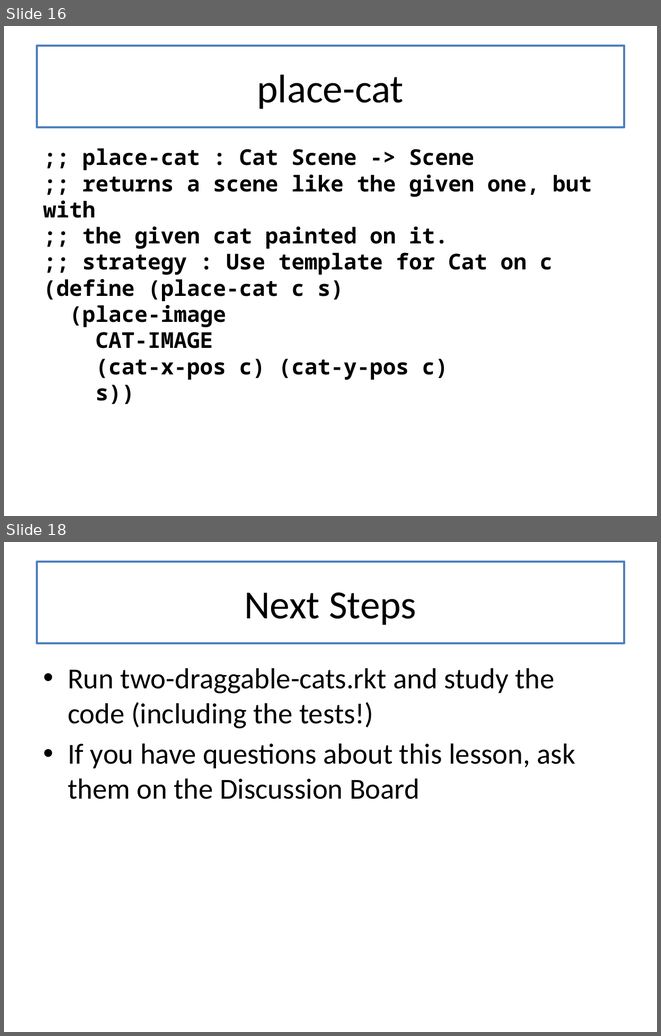
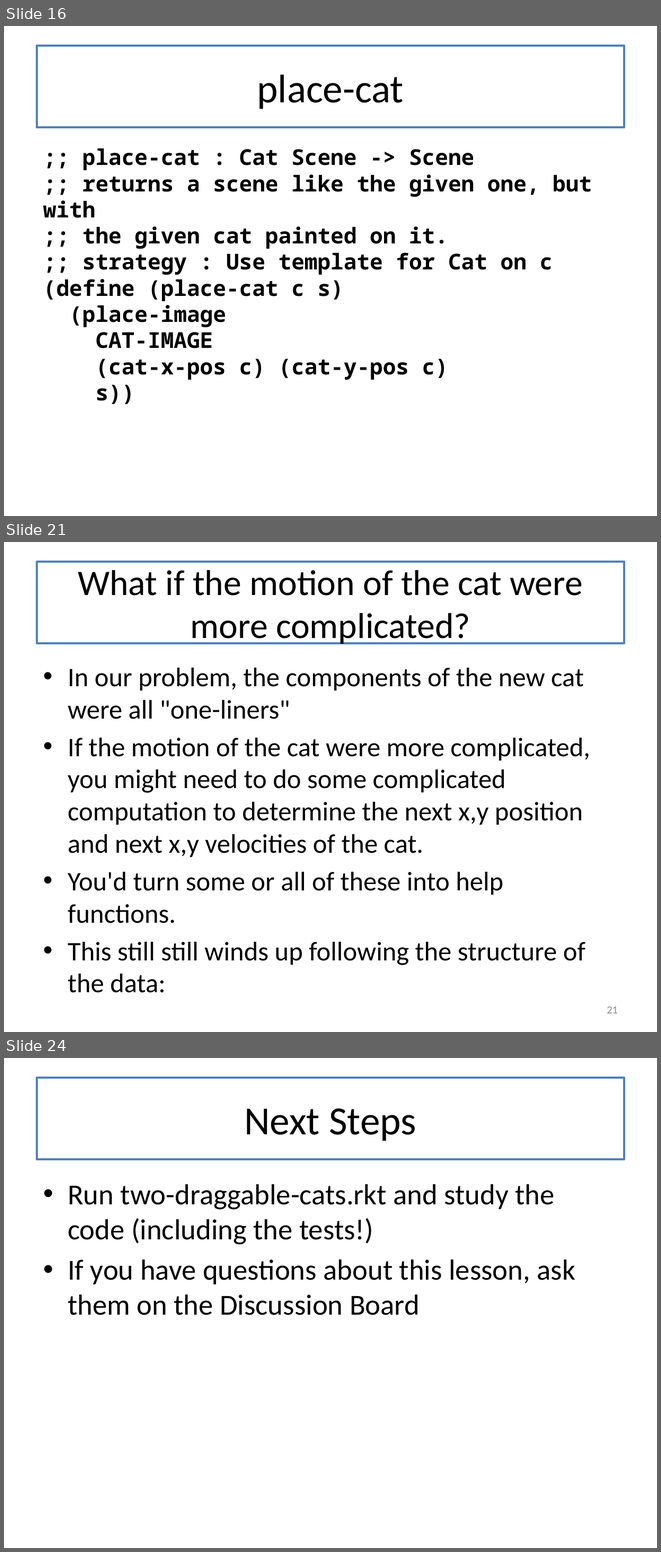
Before and after one commit to mwand/cs5010f16, a slide deck: Slides/Lesson 3.4 Two Draggable Cats.pptx. Shown one above the other, each under a label of ours: slides 16 and 18 before the commit, slides 16, 21 and 24 after it; the slides between them are not shown. The pictures are 661x1036 and 661x1552 pixels, drawn with LibreOffice and Linux fonts; fonts in the diff are those of the drawing. Boxes give left, top, right and bottom in pixels: in the first picture for what was removed or moved away, otherwise in the second. Text is boxed around its words. In the diff, an @@ line names an element or a change of style, - is before the commit and + after.

Commit message:
added slides about 'Program Structure follows Data Structure' to L3.4

```diff
--- a/Slides/Lesson 3.4 Two Draggable Cats.pptx
+++ b/Slides/Lesson 3.4 Two Draggable Cats.pptx
@@ slide 21 added at <box>4,542,657,1032</box>, background #FFFFFF @@
@@ title added at <box>37,562,624,643</box>, fill #FFFFFF, outline #4F81BD 2.25 pt, 39.6 pt, text #000000 @@
+What if the motion of the cat were more complicated?
@@ text added at <box>68,668,590,965</box>, 29.6 pt, text #000000 @@
+• In our problem, the components of the new cat were all "one-liners"
+• If the motion of the cat were more complicated, you might need to do some complicated computation to determine the next x,y position and next x,y velocities of the cat.
+• You'd turn some or all of these into help functions.
+• This still still winds up following the structure of the data:
@@ page number added at <box>607,1006,618,1013</box>, 12 pt, text #8C8C8C @@
+21
@@ what was slide 18 is now slide 24 @@
```
Also in this commit, not shown: 1 slide changed, 5 other slides added.
